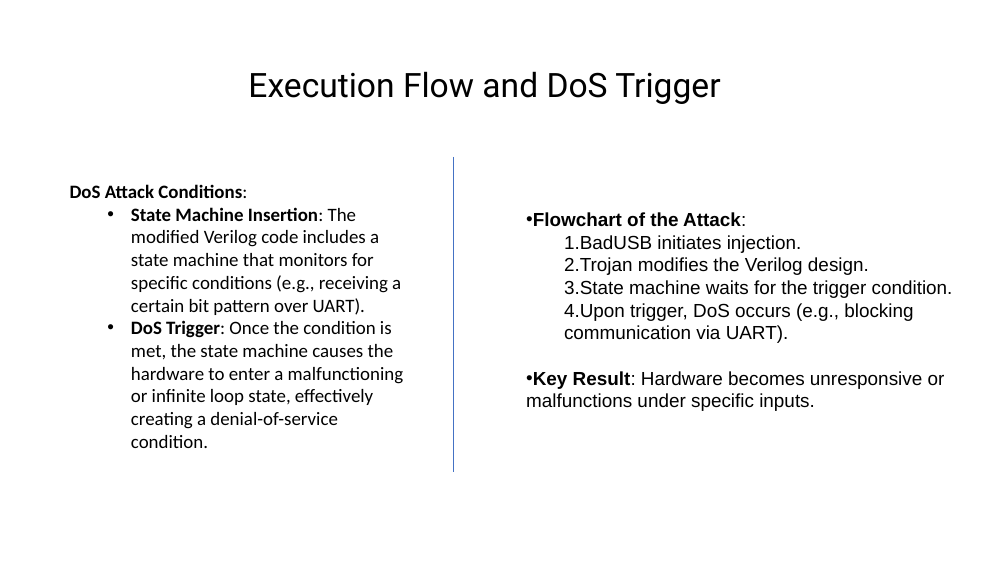
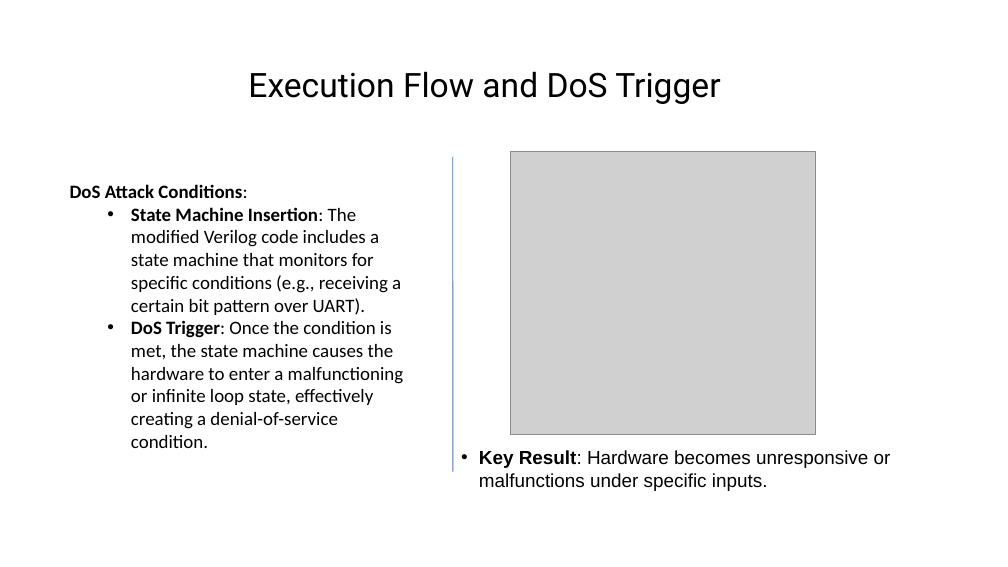
Before and after one commit to Lefteris-B/2024-CSAW, a slide deck: slide 15 of presentations/CSAW_2024_second_stage.pptx. Drawn at 1008x567 pixels with LibreOffice and Linux fonts; fonts in the diff are those of the drawing; grey boxes stand for pictures. Boxes give left, top, right and bottom in pixels: in the first picture for what was removed or moved away, otherwise in the second. Text is boxed around its words. In the diff, an @@ line names an element or a change of style, - is before the commit and + after.

```diff
--- a/presentations/CSAW_2024_second_stage.pptx
+++ b/presentations/CSAW_2024_second_stage.pptx
@@ line (453, 157) - (453, 472): stroke #4472C4 0.5 pt to #4472C4 0.75 pt @@
@@ picture added at <box>510,151,815,435</box> @@
@@ text removed at <box>526,212,953,411</box> @@
-• Flowchart of the Attack:
-  1. BadUSB initiates injection.
-  2. Trojan modifies the Verilog design.
-  3. State machine waits for the trigger condition.
-  4. Upon trigger, DoS occurs (e.g., blocking communication via UART).
-• Key Result: Hardware becomes unresponsive or malfunctions under specific inputs.
@@ text added at <box>479,450,891,491</box>, 18 pt, text #000000 @@
+• Key Result: Hardware becomes unresponsive or malfunctions under specific inputs.
```
Also in this commit, not shown: 12 other slides changed, 5 slides added, 4 other files.
